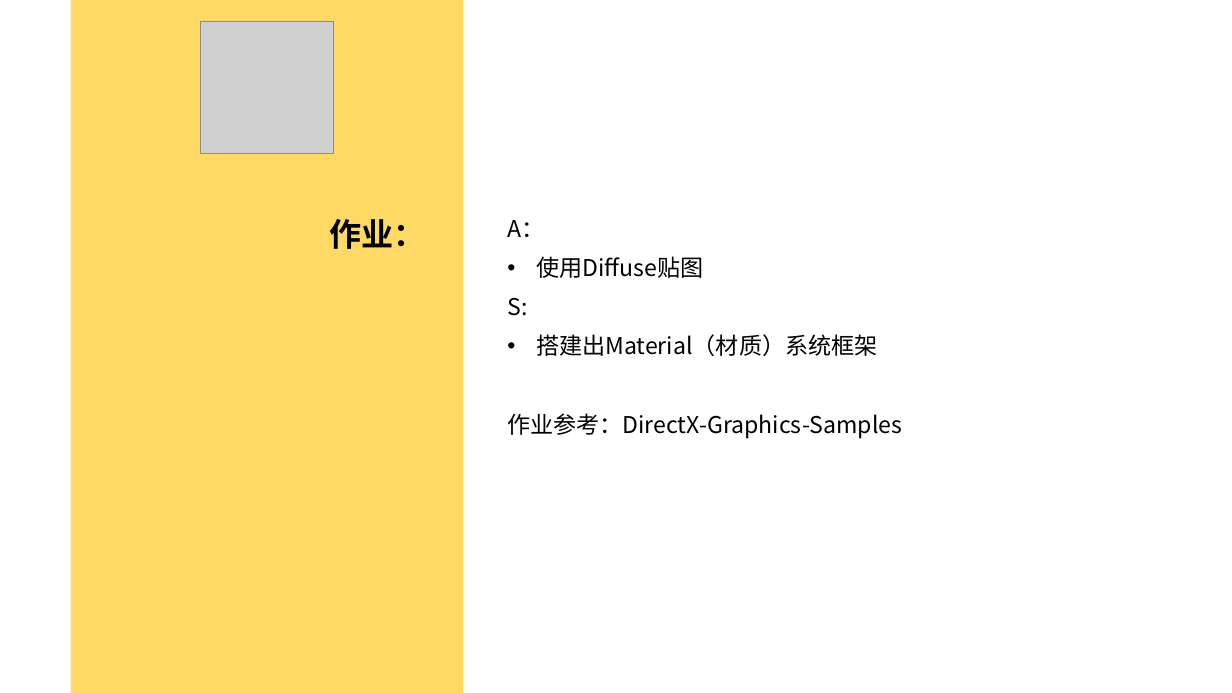
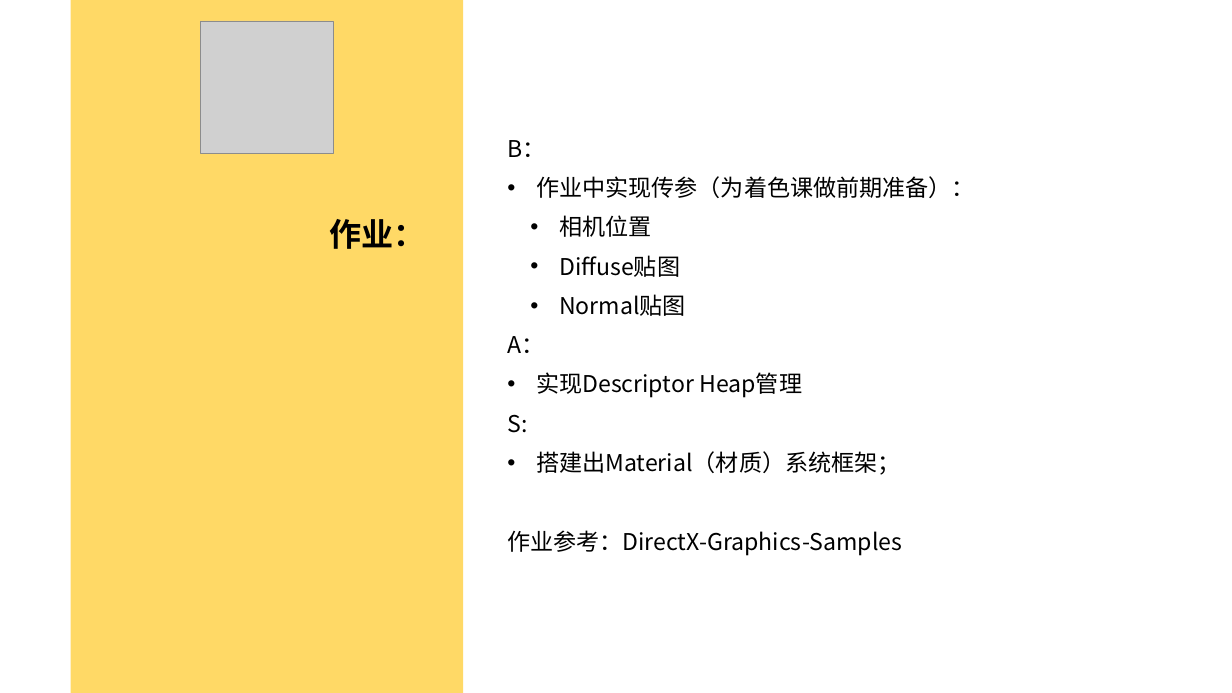
Before and after one commit to doomlover/KSGameEngineTutorials, a slide deck: slide 47 of PPTs/05.深入DX12绘制二.pptx (slide 42 before the commit). Drawn at 1232x693 pixels with LibreOffice and Linux fonts; fonts in the diff are those of the drawing; grey boxes stand for pictures. Boxes give left, top, right and bottom in pixels: in the first picture for what was removed or moved away, otherwise in the second. Text is boxed around its words. In the diff, an @@ line names an element or a change of style, - is before the commit and + after.

```diff
--- a/PPTs/05.深入DX12绘制二.pptx
+++ b/PPTs/05.深入DX12绘制二.pptx
@@ text "B：" moved from (x1=507, y1=220, x2=902, y2=439) to (x1=507, y1=140, x2=975, y2=555) @@
@@ text at (x1=507, y1=140, x2=975, y2=316): paragraphs added @@
+B：
+• 作业中实现传参（为着色课做前期准备）：
+  • 相机位置
+  • Diffuse贴图
+  • Normal贴图
@@ text at (x1=536, y1=372, x2=802, y2=398): text changed @@
-• 使用Diffuse贴图
+• 实现Descriptor Heap管理
@@ text at (x1=536, y1=451, x2=901, y2=475): text changed @@
-• 搭建出Material（材质）系统框架
+• 搭建出Material（材质）系统框架；
```
Also in this commit, not shown: 20 other slides changed, 5 slides added, 1 other file.
